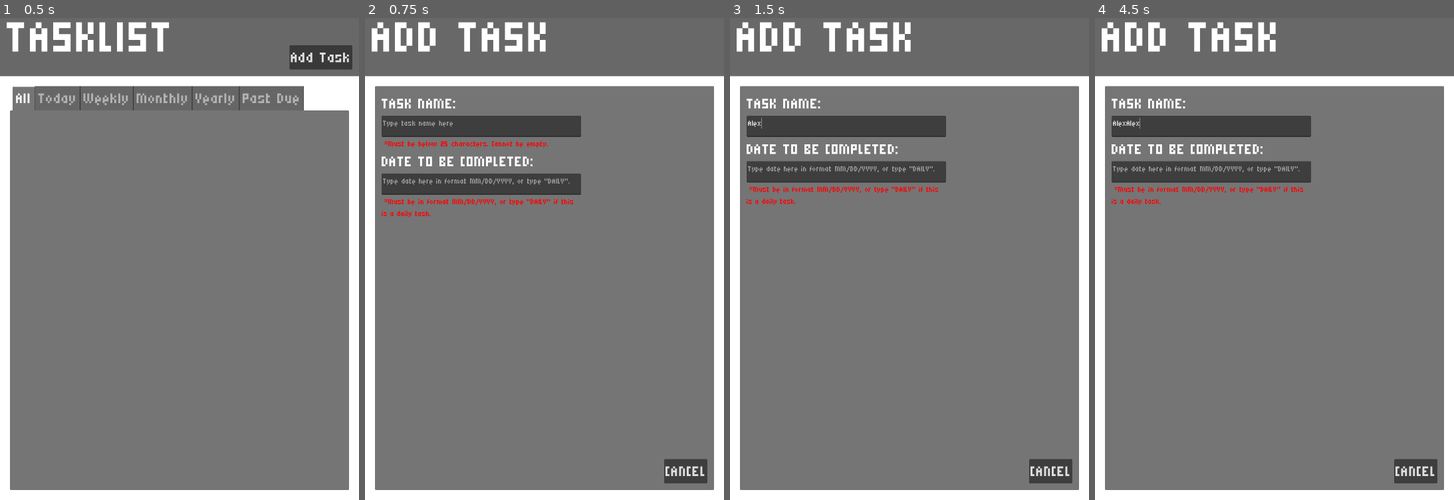
Above: before the commit, frames 1-4 (left to right).
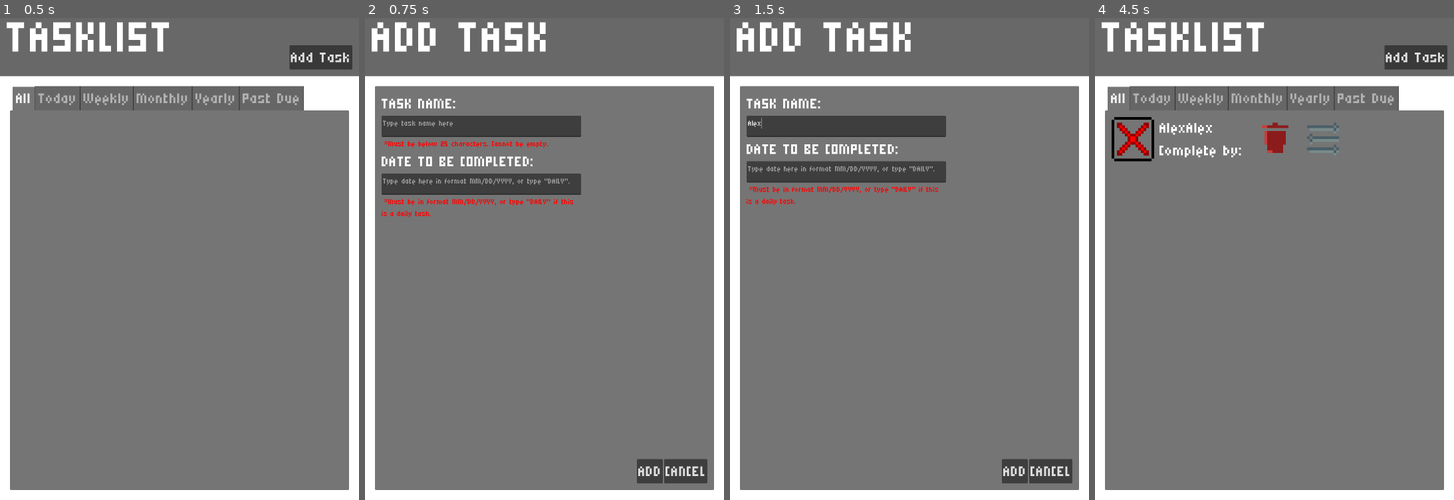
Above: after the commit, the same moments.

Repository: King0fTheDucks/todo-app
Game: Godot game, scene res://scenes/main.tscn
The game is run twice, just before and just after one commit, with the same random seed, the same clock (stepped at 60 frames per second) and the same inputs.
Inputs (mouse positions are in pixels of both pictures, inside the frame that each line leads up to):
- Up to frame 1 (0.5 s): no input
- Up to frame 2 (0.75 s): click "Add Task" at 0.5 s
- Up to frame 3 (1.5 s): click (844, 124) at 1.27 s; type "Alex" at 1.35 s
- Up to frame 4 (4.5 s): click (1209, 181) at 1.5 s; type "Alex" at 1.58 s; click (1378, 471) at 2 s, where only the run after the commit has a clickable "ADD"; click (1324, 138) at 2.77 s; click (1367, 471) at 3.5 s, where only the run after the commit has a clickable "Confirm"; click (1134, 138) at 4.27 s

Frame 1 is identical in both runs. In frame 2, 0.4% of the frame differs, in the area x 75-83%, y 91-97%; in frame 3, 0.4%; in frame 4, 11%, in the area x 1-99%, y 0-97%.
Error after the commit: Out of bounds get index '2' (on base: 'Array') (res://scripts/tasklist.gd:129)

Commit message:
Added editing tasks. No new build for project.
v0.3.0 may be coming soon.

Diff:
--- a/scenes/task.tscn
+++ b/scenes/task.tscn
@@ -1,9 +1,10 @@
-[gd_scene load_steps=5 format=3 uid="uid://dqkhn6kahfhu6"]
+[gd_scene load_steps=6 format=3 uid="uid://dqkhn6kahfhu6"]
 
 [ext_resource type="Script" uid="uid://bjn83rww7r3oq" path="res://scripts/task.gd" id="1_5u8vp"]
 [ext_resource type="Texture2D" uid="uid://ddd1vga5oh41j" path="res://assets/unchecked.png" id="2_5u8vp"]
 [ext_resource type="FontFile" uid="uid://ib7upeufjxxf" path="res://resources/fonts/Micro5-Regular.ttf" id="3_3qeyo"]
 [ext_resource type="Texture2D" uid="uid://beet7wv40y2qi" path="res://assets/trash.png" id="4_qe5cv"]
+[ext_resource type="Texture2D" uid="uid://b61tbgxo1x1sg" path="res://assets/edit-ico.png" id="5_mpid7"]
 
 [node name="Task" type="Control"]
 custom_minimum_size = Vector2(0, 140)
@@ -51,3 +52,14 @@
 texture_disabled = ExtResource("4_qe5cv")
 texture_focused = ExtResource("4_qe5cv")
 stretch_mode = 0
+
+[node name="EditButton" type="TextureButton" parent="HBoxContainer"]
+texture_filter = 1
+custom_minimum_size = Vector2(128, 128)
+layout_mode = 2
+texture_normal = ExtResource("5_mpid7")
+texture_pressed = ExtResource("5_mpid7")
+texture_hover = ExtResource("5_mpid7")
+texture_disabled = ExtResource("5_mpid7")
+texture_focused = ExtResource("5_mpid7")
+stretch_mode = 0
--- a/scripts/add_task.gd
+++ b/scripts/add_task.gd
@@ -1,10 +1,16 @@
 extends Control
+
+@export var edit_mode: bool = false
+@export var edit_id: int = false
+@export var edit_name: String = ""
+@export var edit_todo_date: String = ""
 
 var name_valid: bool = false
 var date_valid: bool = false
 
 var name_text: TextEdit
 var date_text: TextEdit
+var title_label: Label
 var name_err: Label
 var date_err: Label
 var add: Button
@@ -13,26 +19,37 @@
 
 func _ready() -> void:
 	main = MainController.get_mainframe(self)
+	title_label = get_node("Title/Label")
 	name_text = get_node("TaskArgs/PanelContainer/MarginContainer/ScrollContainer/VBoxContainer/NameText")
 	date_text = get_node("TaskArgs/PanelContainer/MarginContainer/ScrollContainer/VBoxContainer/DateText")
 	name_err = get_node("TaskArgs/PanelContainer/MarginContainer/ScrollContainer/VBoxContainer/NameErr")
 	date_err = get_node("TaskArgs/PanelContainer/MarginContainer/ScrollContainer/VBoxContainer/DateErr")
 	add = get_node("TaskArgs/PanelContainer/MarginContainer/HBoxContainer/Add")
 	cancel = get_node("TaskArgs/PanelContainer/MarginContainer/HBoxContainer/Cancel")
+	if edit_mode:
+		title_label.text = "EDIT TASK"
+		name_text.text = edit_name
+		date_text.text = edit_todo_date
+		add.text = "Confirm"
 	add.pressed.connect(_on_add_pressed)
 	cancel.pressed.connect(_on_cancel_pressed)
 
 func _process(_delta: float) -> void:
+	if name_text.text.contains("\n") || date_text.text.contains("\n"):
+		name_text.text = name_text.text.replace("\n", "")
+		date_text.text = date_text.text.replace("\n", "")
+		if name_valid && date_valid:
+			_on_add_pressed()
 	check_validity()
 	lookup_validity()
 
 func check_validity() -> void:
-	if name_text.text.length() == 0 || name_text.text.length() >= 25:
+	if name_text.text.length() == 0 || name_text.text.strip_edges().length() >= 25:
 		name_valid = false
 	else:
 		name_valid = true
-	if date_text.text.length() == 10:
-		for i in range(len(date_text.text)):
+	if date_text.text.strip_edges().length() == 10:
+		for i in range(len(date_text.text.strip_edges())):
 			if i != 2 && i != 5:
 				if date_text.text[i].is_valid_int() == false:
 					date_valid = false
@@ -48,24 +65,25 @@
 					date_valid = false
 					break
 	else:
-		if date_text.text.to_upper() == "DAILY":
+		if date_text.text.strip_edges().to_upper() == "DAILY":
 			date_valid = true
 		else:
 			date_valid = false
 
 func lookup_validity() -> void:
-	if name_valid == false:
+	if !name_valid:
 		name_err.show()
 	else:
 		name_err.hide()
-	if date_valid == false:
+	if !date_valid:
 		date_err.show()
 	else:
 		date_err.hide()
-	if name_valid == true && date_valid == true:
+	if name_valid && date_valid:
 		add.show()
 	else:
-		add.hide()
+		if !add.hidden:
+			add.hide()
 
 func is_date_valid(date: String) -> bool:
 	var mdy: PackedStringArray = date.split('/')
@@ -108,7 +126,10 @@
 
 func _on_add_pressed() -> void:
 	var new_task: Array = [name_text.text, date_text.text.to_upper(), false]
-	main.call("add_task", new_task)
+	if edit_mode:
+		main.call("edit_task", edit_id, new_task)
+	else:
+		main.call("add_task", new_task)
 	main.call("next_scene", "res://scenes/tasklist.tscn")
 
 func _on_cancel_pressed() -> void:
--- a/scripts/main.gd
+++ b/scripts/main.gd
@@ -74,6 +74,17 @@
 		completed_array.append(task)
 	return completed_array
 
+func goto_edit_scene(id: int, taskname: String, todo_date: String, n: String = "Scene0"):
+	remove_scene(n)
+	var scn_instance = load("res://scenes/add_task.tscn")
+	var scn = scn_instance.instantiate()
+	scn.name = n
+	scn.edit_mode = true
+	scn.edit_id = id
+	scn.edit_name = taskname
+	scn.edit_todo_date = todo_date
+	add_child(scn)
+
 func set_task_complete(id: int, complete: bool) -> void:
 	tasks[id][2] = complete
 	save_list()
@@ -86,6 +97,10 @@
 	tasks.append(new)
 	save_list()
 
+func edit_task(id: int, new: Array) -> void:
+	tasks[id] = new
+	save_list()
+
 func get_tasks() -> Array:
 	return tasks
 
--- a/scripts/task.gd
+++ b/scripts/task.gd
@@ -7,6 +7,7 @@
 
 var icon: TextureButton
 var trash: TextureButton
+var edit: TextureButton
 var task_label: Label
 var main: Node
 
@@ -15,9 +16,11 @@
 	icon = get_node("HBoxContainer/Icon")
 	task_label = get_node("HBoxContainer/TaskName")
 	trash = get_node("HBoxContainer/Trash")
+	edit = get_node("HBoxContainer/EditButton")
 	set_task_label(taskname, todo_date)
 	icon.pressed.connect(_on_icon_pressed)
 	trash.pressed.connect(_on_trash_pressed)
+	edit.pressed.connect(_on_edit_button_pressed)
 
 func _process(_delta: float) -> void:
 	if completed == true:
@@ -47,3 +50,7 @@
 
 func _on_trash_pressed() -> void:
 	get_parent().get_parent().get_parent().get_parent().get_parent().get_parent().call("confirm_deletion", id, taskname)
+
+func _on_edit_button_pressed() -> void:
+	main.call("goto_edit_scene", id, taskname, todo_date)
+	#print("Edit button pressed. ID #" + str(id) + ". \nTaskname \"" + taskname + "\" \nDate to be completed: \"" + todo_date + "\"")
Binary file added: assets/edit-ico.png
Not shown, added: assets/edit-ico.png.import
